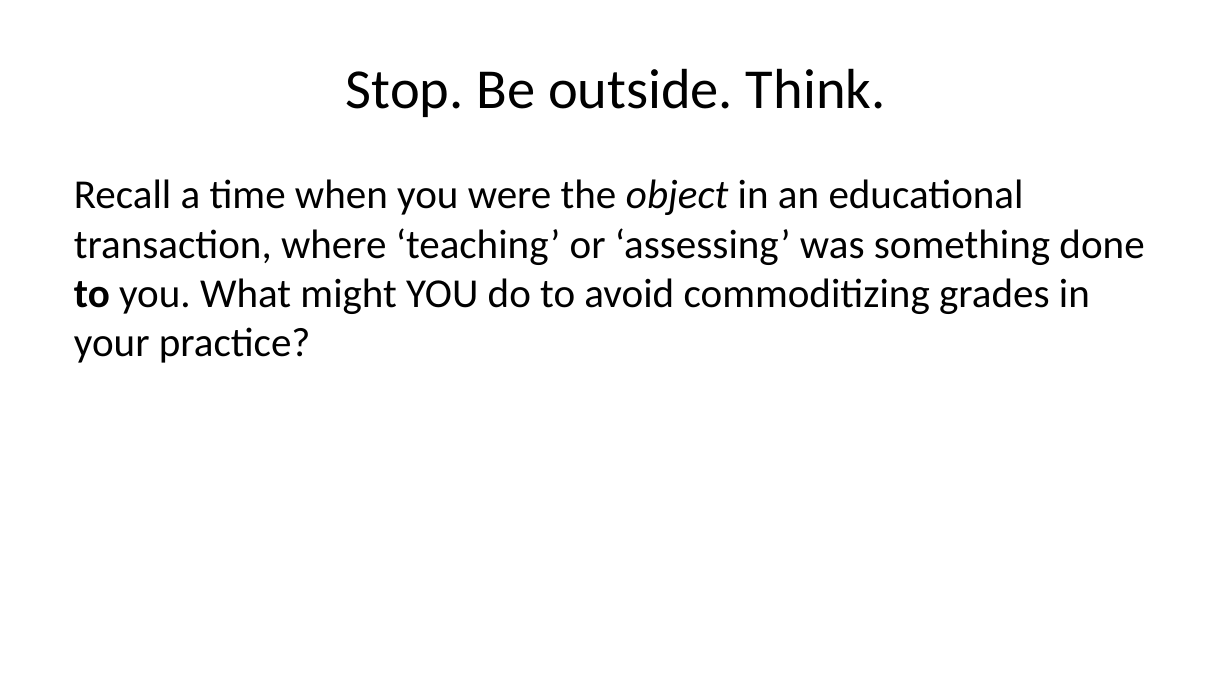
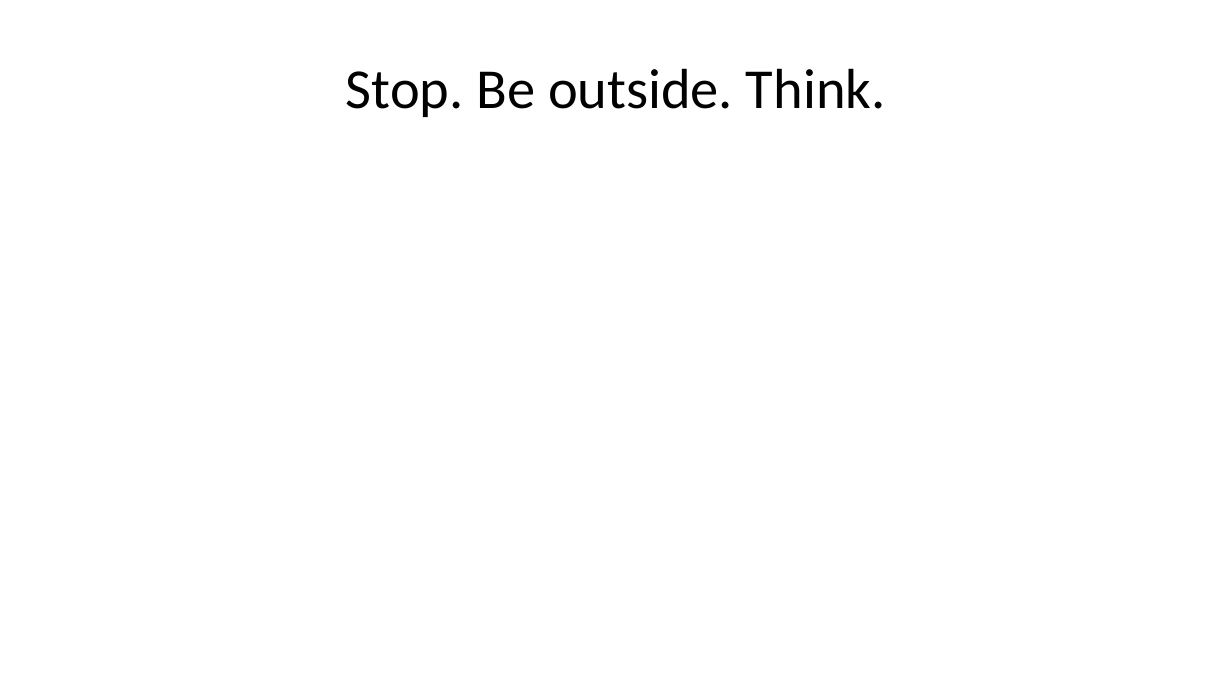
Before and after one commit to cmadland/slides, a slide deck: slide 40 of docs/posts/fpl-assessment/index.pptx (slide 41 before the commit). Drawn at 1232x693 pixels with LibreOffice and Linux fonts; fonts in the diff are those of the drawing. Boxes give left, top, right and bottom in pixels: in the first picture for what was removed or moved away, otherwise in the second. Text is boxed around its words. In the diff, an @@ line names an element or a change of style, - is before the commit and + after.

```diff
--- a/docs/posts/fpl-assessment/index.pptx
+++ b/docs/posts/fpl-assessment/index.pptx
@@ text removed at bbox=[74, 179, 1144, 363] @@
-Recall a time when you were the object in an educational transaction, where ‘teaching’ or ‘assessing’ was something done to you. What might YOU do to avoid commoditizing grades in your practice?
```
Also in this commit, not shown: 1 slide added, 1 slide removed, 8 other files.
